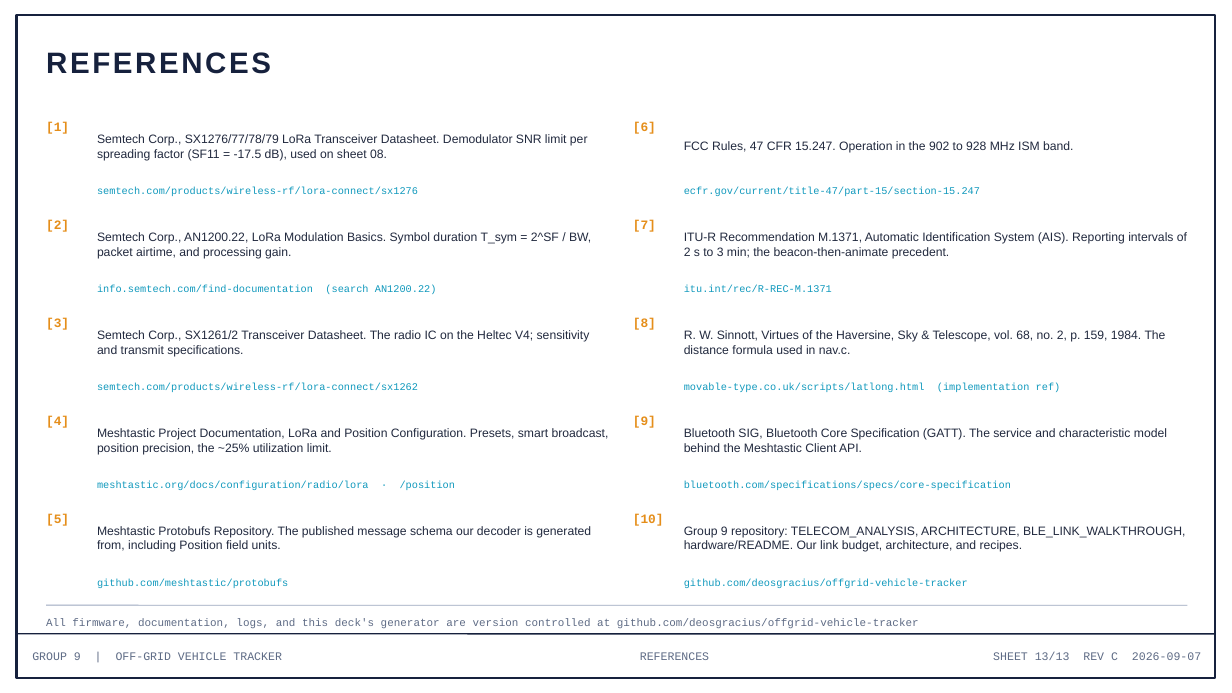
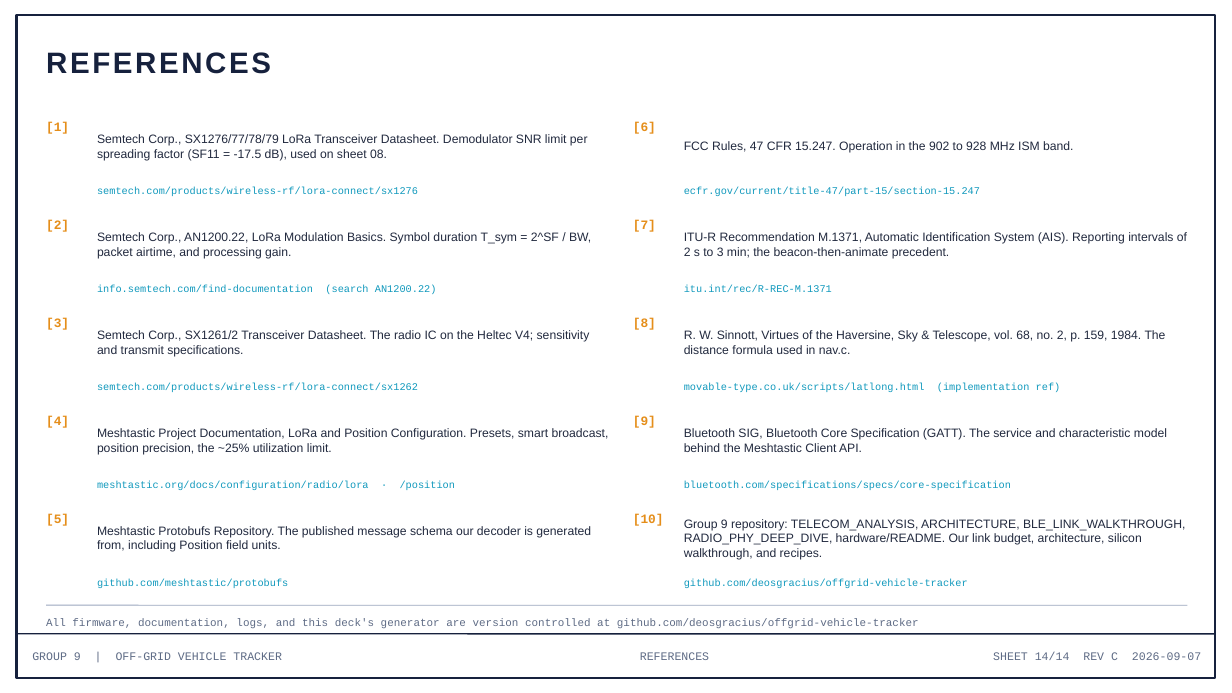
Before and after one commit to deosgracius/offgrid-vehicle-tracker, a slide deck: slide 14 of docs/presentations/Group9_Presentation3_Week3.pptx (slide 13 before the commit). Drawn at 1232x693 pixels with LibreOffice and Linux fonts; fonts in the diff are those of the drawing. Boxes give left, top, right and bottom in pixels: in the first picture for what was removed or moved away, otherwise in the second. Text is boxed around its words. In the diff, an @@ line names an element or a change of style, - is before the commit and + after.

```diff
--- a/docs/presentations/Group9_Presentation3_Week3.pptx
+++ b/docs/presentations/Group9_Presentation3_Week3.pptx
@@ text at (684,519,1185,560): text changed @@
-Group 9 repository: TELECOM_ANALYSIS, ARCHITECTURE, BLE_LINK_WALKTHROUGH, hardware/README. Our link budget, architecture, and recipes.
+Group 9 repository: TELECOM_ANALYSIS, ARCHITECTURE, BLE_LINK_WALKTHROUGH, RADIO_PHY_DEEP_DIVE, hardware/README. Our link budget, architecture, silicon walkthrough, and recipes.
@@ text at (993,652,1201,660): text changed @@
-SHEET 13/13 REV C 2026-09-07
+SHEET 14/14 REV C 2026-09-07
```
Also in this commit, not shown: 12 other slides changed, 1 slide added, 2 other files.
